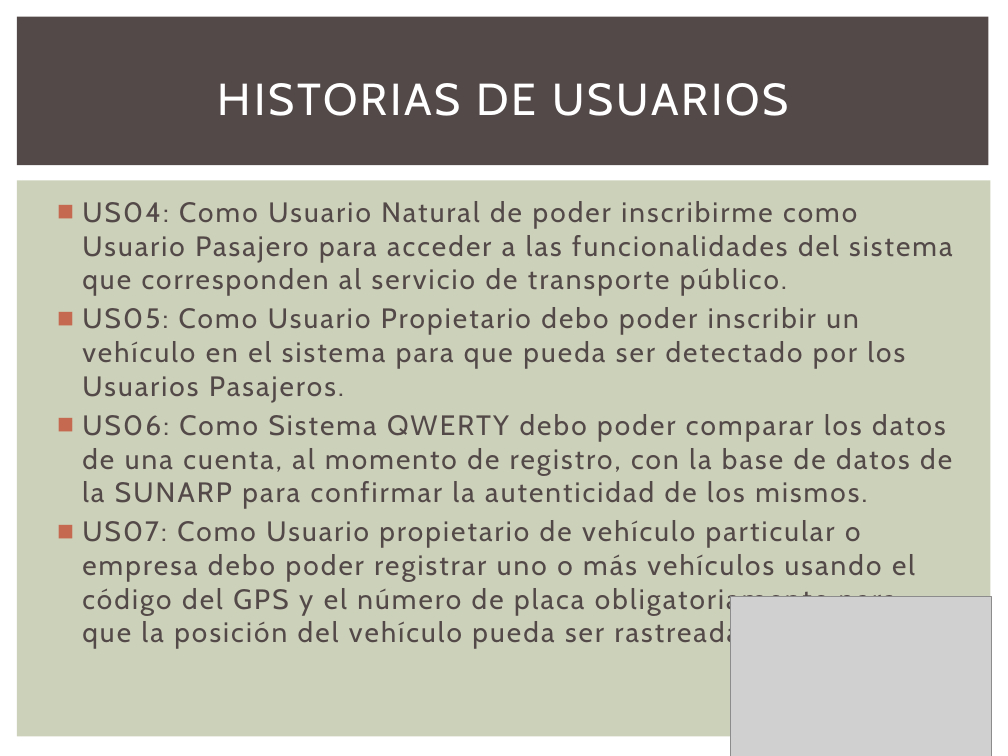
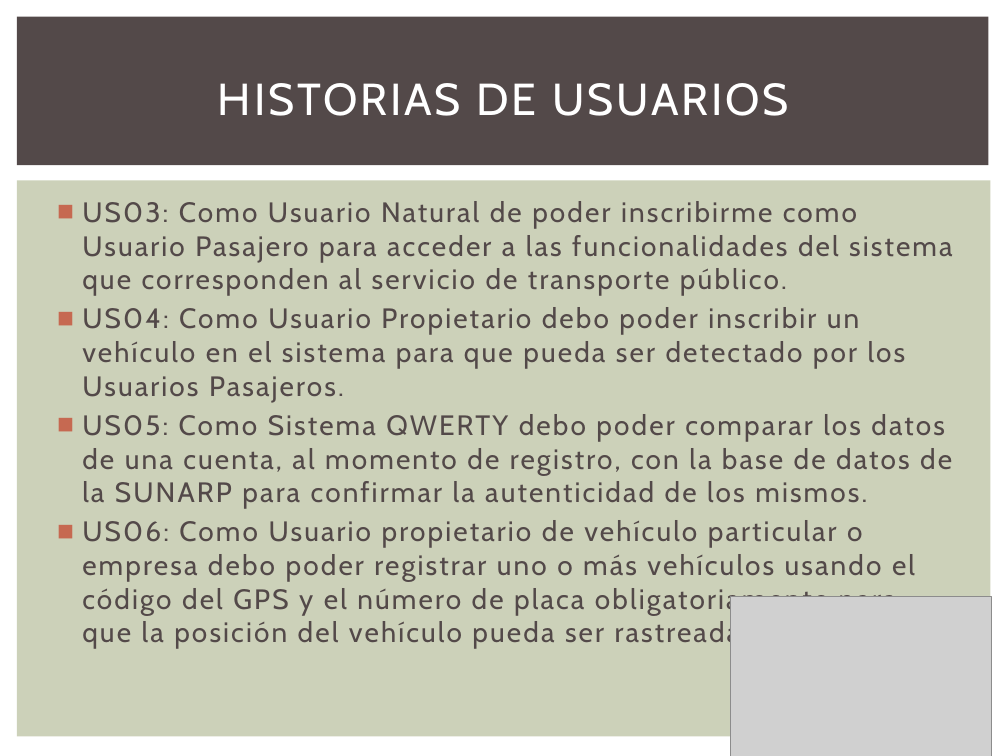
Before and after one commit to GesekCore/Arquitectura-de-Software-2015-01, a slide deck: slide 3 of PPT FINAL.pptx. Drawn at 1008x756 pixels with LibreOffice and Linux fonts; fonts in the diff are those of the drawing; grey boxes stand for pictures. Boxes give left, top, right and bottom in pixels: in the first picture for what was removed or moved away, otherwise in the second. Text is boxed around its words. In the diff, an @@ line names an element or a change of style, - is before the commit and + after.

Commit message:
final

```diff
--- a/PPT FINAL.pptx
+++ b/PPT FINAL.pptx
@@ text at bbox=[82, 201, 952, 649]: text changed @@
-■ US04: Como Usuario Natural de poder inscribirme como Usuario Pasajero para acceder a las funcionalidades del sistema que corresponden al servicio de transporte público.
-■ US05: Como Usuario Propietario debo poder inscribir un vehículo en el sistema para que pueda ser detectado por los Usuarios Pasajeros.
-■ US06: Como Sistema QWERTY debo poder comparar los datos de una cuenta, al momento de registro, con la base de datos de la SUNARP para confirmar la autenticidad de los mismos.
-■ US07: Como Usuario propietario de vehículo particular o empresa debo poder registrar uno o más vehículos usando el código del GPS y el número de placa obligatoriamente para que la posición del vehículo pueda ser rastreada.
+■ US03: Como Usuario Natural de poder inscribirme como Usuario Pasajero para acceder a las funcionalidades del sistema que corresponden al servicio de transporte público.
+■ US04: Como Usuario Propietario debo poder inscribir un vehículo en el sistema para que pueda ser detectado por los Usuarios Pasajeros.
+■ US05: Como Sistema QWERTY debo poder comparar los datos de una cuenta, al momento de registro, con la base de datos de la SUNARP para confirmar la autenticidad de los mismos.
+■ US06: Como Usuario propietario de vehículo particular o empresa debo poder registrar uno o más vehículos usando el código del GPS y el número de placa obligatoriamente para que la posición del vehículo pueda ser rastreada.
```
Also in this commit, not shown: 5 other slides changed, 4 slides added.
